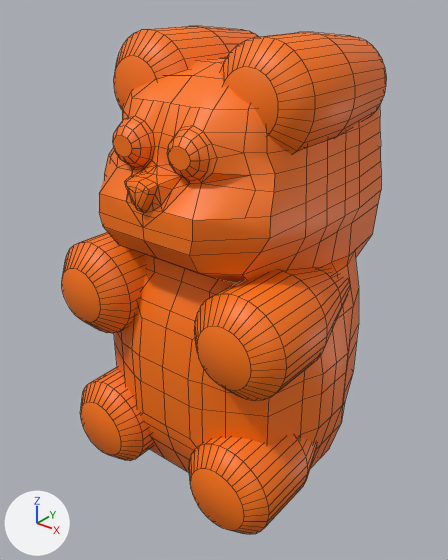
One commit to the Blender file models/Panditas/Panditas.blend: the scene before it, then after it.
Both versions are drawn from a 50 mm camera at (2.85, -3.06, 3.88) aimed at (-0.03, 0.56, 1.64). The axes (+X, +Y, +Z) are drawn at lower left. The lights are the same throughout. Mesh edges are drawn as thin lines.
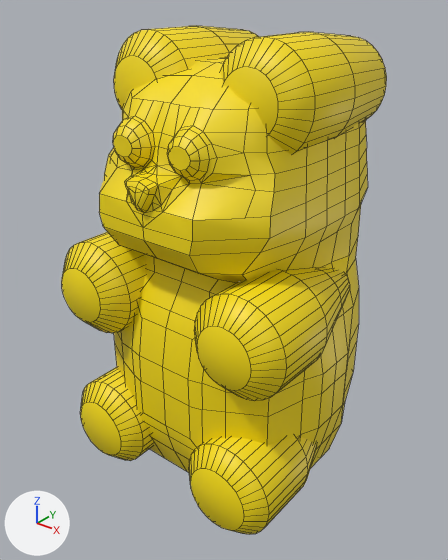
Changed parts and their boxes [x1, y1, x2, y2] in the pictures (448 x 560 px; the box of a moved part takes in the faces that stretch with it):
'Cube', surface changed, reshaped (orange to yellow): before [99, 57, 381, 472]; after [99, 57, 368, 472]
'Cylinder.001', surface changed (orange to yellow): [62, 232, 350, 400] in both
'Cylinder.002', surface changed (orange to yellow): [114, 26, 387, 154] in both
'Cylinder', surface changed (orange to yellow): [80, 367, 317, 534] in both
part 1 of me_cube, moved or reshaped: before [322, 106, 381, 318]; after [322, 120, 368, 318]

The edits, one by one:
Picture 'Oso Amarillo' (img_oso_amarillo) is new.
Material 'Oso' (mat_oso) changes its picture from img_oso_naranja to img_oso_amarillo.
me_cube is used by ob_cube; location (0.0, 1.0, 1.0); scale (0.82, 1.0, 1.0).
me_cube had 571 vertices, 579 faces and spanned x -1.2..1.2, y -1.41..0.71, z -1.06..2.36.
me_cube now has 571 vertices, 579 faces and spans x -1.2..1.2, y -1.41..0.6, z -1.06..2.36.
me_cube part 1: 75 of 571 vertices moved; they spanned x -1.0..1.0, y -0.88..0.71, z 0.85..2.36 and now span x -1.0..1.0, y -0.88..0.6, z 0.78..2.36; mean shift (0.0, -0.09, -0.01); largest move (-0.88, 0.71, 1.16) -> (-0.77, 0.57, 1.21).
